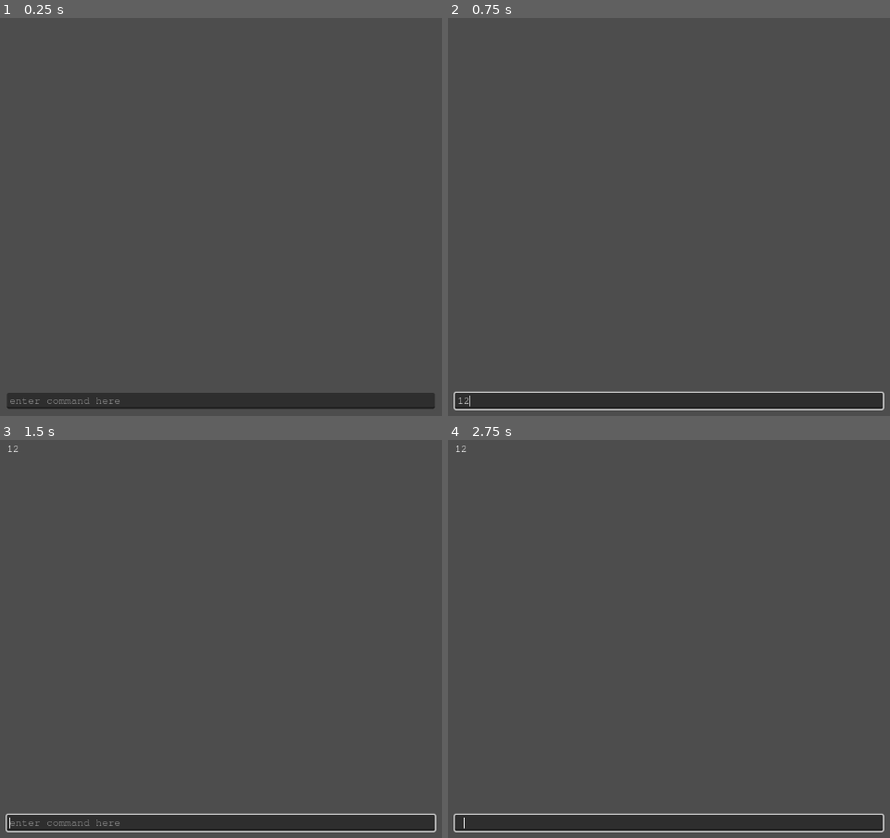
Above: before the commit, frames 1-4 (two rows, left to right).
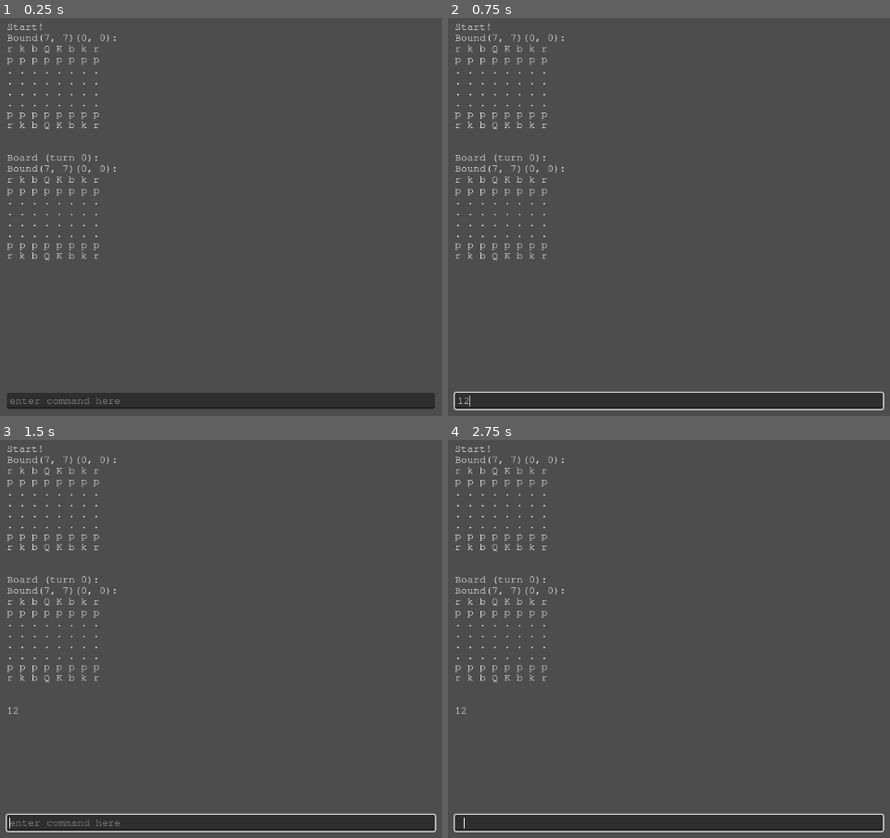
Above: after the commit, the same moments.

Repository: Roboticy3/Mess
Game: Godot game, scene res://default.tscn
Same seed, same stepped clock (60 frames per second), same inputs: the game is played once before the commit and once after it.
Inputs (mouse positions are in pixels of both pictures, inside the frame that each line leads up to):
- Up to frame 1 (0.25 s): no input
- Up to frame 2 (0.75 s): click (669, 400) at 0.52 s; type "12" at 0.6 s
- Up to frame 3 (1.5 s): tap Enter at 1.25 s
- Up to frame 4 (2.75 s): tap Space at 2 s

The runs differ from the first frame. In frame 1, 1.2% of the frame differs, in the area x 1-27%, y 1-61%; in frame 2, 1.2%; in frame 3, 1.2%, in the area x 1-27%, y 1-69%; in frame 4, 1.2%.

Commit message:
continued work on build_options()

Diff:
--- a/Board Types/Board.gd
+++ b/Board Types/Board.gd
@@ -70,21 +70,23 @@
 	get_state()[p_ss["position"]] = p
 	current_state[p_ss["position"]] = p
 
-func move_piece(p:Piece, new_pos:Variant) -> Piece:
+func move_piece(p:Piece, new_pos) -> Piece:
 	var s := current_state
 	var p_s := p.get_state()
-	var pos:Variant = p_s["position"]
+	var pos = p_s["position"]
 
 	s.erase(pos)
 	var p_new:Piece = p.duplicate()
+	p_new.last = p
+
 	p.get_team().add_child(p_new)
-	p_new.add_state()
+
+	get_state()[new_pos] = p_new
 	s[new_pos] = p_new
-	get_state()[new_pos] = p_new
-
-	var pn_s := p_new.get_state()
-	pn_s["position"] = new_pos
-	pn_s["moves"] += 1
+
+	var n_s := p_new.get_state()
+	n_s["position"] = new_pos
+	n_s["moves"] += 1
 
 	return p_new
 
@@ -95,8 +97,8 @@
 	var o := s.duplicate()
 
 	for pos in o:
-		if !(s[pos] is Piece): continue
-		var p := s[pos] as Piece
+		var p:Piece = get_piece(pos)
+		if !p: continue
 
 		if p.get_team() != get_state_team():
 			p.options = {}
@@ -104,49 +106,91 @@
 
 		p.generate_options(self)
 
+func call_option_direct(o:Callable):
+	add_state()
+	o.call()
+	generate_options()
+
 #create a new turn by calling an option on a piece
 #creates a new state and fills it by calling the given option on the given piece
 func call_option(p:Piece, o) -> bool:
 
 	var p_o := p.options
 	if p_o.has(o):
-		add_state()
-		p_o[o].call()
-
-		generate_options()
+		if p_o[o] is Callable:
+			call_option_direct(p_o[o])
+		elif p_o[o] is Dictionary:
+			add_state(p_o[o])
+			build_options()
 		return true
 
 	return false
 
 #generate a state from calling an option without updating the board, returns the new state
-func call_option_virtual(p:Piece, o) -> Dictionary:
-	var new_s := {}
+func call_option_virtual(o:Callable, cur:=current_state.duplicate()) -> Dictionary:
+
+	#call an option to get the new state as a return value
+	add_state()
+	o.call()
+
+	#then pop the new state off of the states array and set the current_state back to the stored one
+	#this should effectively undo the last move
+	var new_s := states.pop_back() as Dictionary
+	current_state = cur.duplicate()
+
+	return new_s
+
+#similar to generate options, except it generates the states resulting from each option as the values, instead of the Callables themselves
+func build_options():
 	var cur := current_state.duplicate()
 
-
-
-	current_state = cur
-	return new_s
-
-
-func add_state():
-	if states.size() == 0:
-		states = [{}]
-		return
-
-	states.append({})
+	Accessor.a_print(
+
+		"Start!\n" + Accessor.shaped_2i_state_to_string(cur, shape)
+	)
+
+	#generate the options
+	for pos in cur:
+		var p:Piece = get_piece(pos, cur)
+		if !p: continue
+
+		if p.get_team() != get_state_team():
+			p.options = {}
+			continue
+
+		p.generate_options(self)
+		var p_o := p.options
+
+		#then "build" each option by replacing them with the state generated by calling them
+		for o in p_o:
+			p_o[o] = call_option_virtual(p_o[o], cur)
+			pass
+
+func add_state(s:={}):
+
+	states.append(s)
+
+	current_state.merge(s, true)
+
+	for pos in s:
+		var p:Piece = get_piece(pos)
+		if !p: continue
+
+		if !p.last: continue
+
+		var lpos = p.last.get_state()["position"]
+		current_state.erase(lpos)
 
 ###GETTERS
 
-func get_piece(pos:Variant):
-	var s := current_state
+func get_piece(pos, s:=current_state):
 	if !s.has(pos): return null
 
 	var p = s[pos]
 	if !(p is Piece): return null
 	return p
 
-func get_team(pos:Variant):
+func get_team(pos):
 	var p = get_piece(pos)
 	if p: return p.get_state()["team"]
 	return null
@@ -164,7 +208,7 @@
 			return true
 	return false
 
-func get_winner(state:=get_state()) -> Team:
+func get_winner(_state:=current_state) -> Team:
 	return
 
 #traverse (WIP) allow moves to interact with the Board's shape, currently just returns to if its in bounds
--- a/Board Types/Board2i.gd
+++ b/Board Types/Board2i.gd
@@ -9,7 +9,9 @@
 	fill_nodes()
 
 	#generate options to use for the turn
-	generate_options()
+	build_options()
+
+	Accessor.a_print(str(self))
 
 func _to_string():
 
--- a/Piece Types/PieceType.gd
+++ b/Piece Types/PieceType.gd
@@ -38,7 +38,7 @@
 func spaces_from_line_directions(directions:Array, p:Piece, b:Board, validator:=can_take, iterations:=max_iter) -> Array[Array]:
 	var p_state = p.get_state()
 
-	var positions:Array[Array]
+	var positions:Array[Array] = []
 	positions.resize(directions.size())
 
 	#try to create options in lines in each direction
--- a/Scripts/Board Elements/Piece.gd
+++ b/Scripts/Board Elements/Piece.gd
@@ -9,6 +9,8 @@
 var starting_turn := 0
 
 var options:Dictionary
+
+var last:Piece
 
 func _ready():
 	for k in type.state_form:
--- a/Scripts/Player/CommandLine.gd
+++ b/Scripts/Player/CommandLine.gd
@@ -73,6 +73,10 @@
 		elif args[0] != "-r":
 			idx = args[0].to_int()
 
+	if idx >= player.board.states.size():
+		Accessor.a_print("state " + str(idx) + " out of bounds")
+		return
+
 	Accessor.a_print(
 		Accessor.shaped_2i_state_to_string(player.board.get_state(idx))
 	)
--- a/default.tscn
+++ b/default.tscn
@@ -44,6 +44,7 @@
 
 [node name="Board" type="Node" parent="."]
 script = ExtResource("1_e3vkr")
+node_paths = null
 
 [node name="Black Team" type="Node" parent="Board"]
 script = ExtResource("2_l4gke")
@@ -330,5 +331,4 @@
 theme_override_fonts/font = ExtResource("8_kjhd7")
 placeholder_text = "enter command here"
 script = ExtResource("10_to7dn")
-send_action = null
 player_path = NodePath("../../Player")
